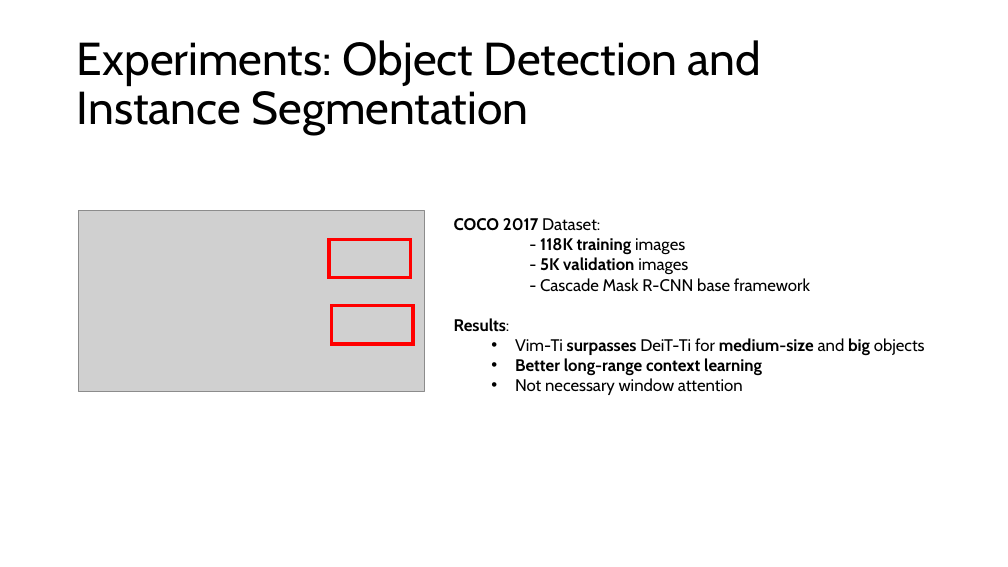
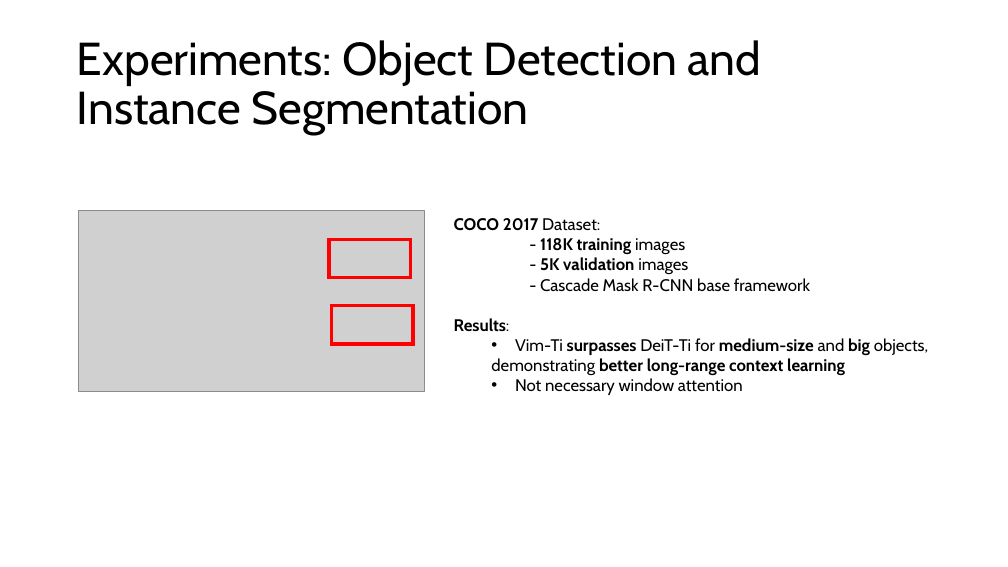
Before and after one commit to BecTome/UPC_MasterArtificialIntelligence, a slide deck: slide 17 of OR/efficient_mamba.pptx (slide 15 before the commit). Drawn at 1008x567 pixels with LibreOffice and Linux fonts; fonts in the diff are those of the drawing; grey boxes stand for pictures. Boxes give left, top, right and bottom in pixels: in the first picture for what was removed or moved away, otherwise in the second. Text is boxed around its words. In the diff, an @@ line names an element or a change of style, - is before the commit and + after.

```diff
--- a/OR/efficient_mamba.pptx
+++ b/OR/efficient_mamba.pptx
@@ text at [491,338,928,375]: text changed @@
-  • Vim-Ti surpasses DeiT-Ti for medium-size and big objects
-  • Better long-range context learning
+  • Vim-Ti surpasses DeiT-Ti for medium-size and big objects,
+  demonstrating better long-range context learning
```
Also in this commit, not shown: 5 other slides changed, 2 slides added, 1 slide removed, 32 other files.
